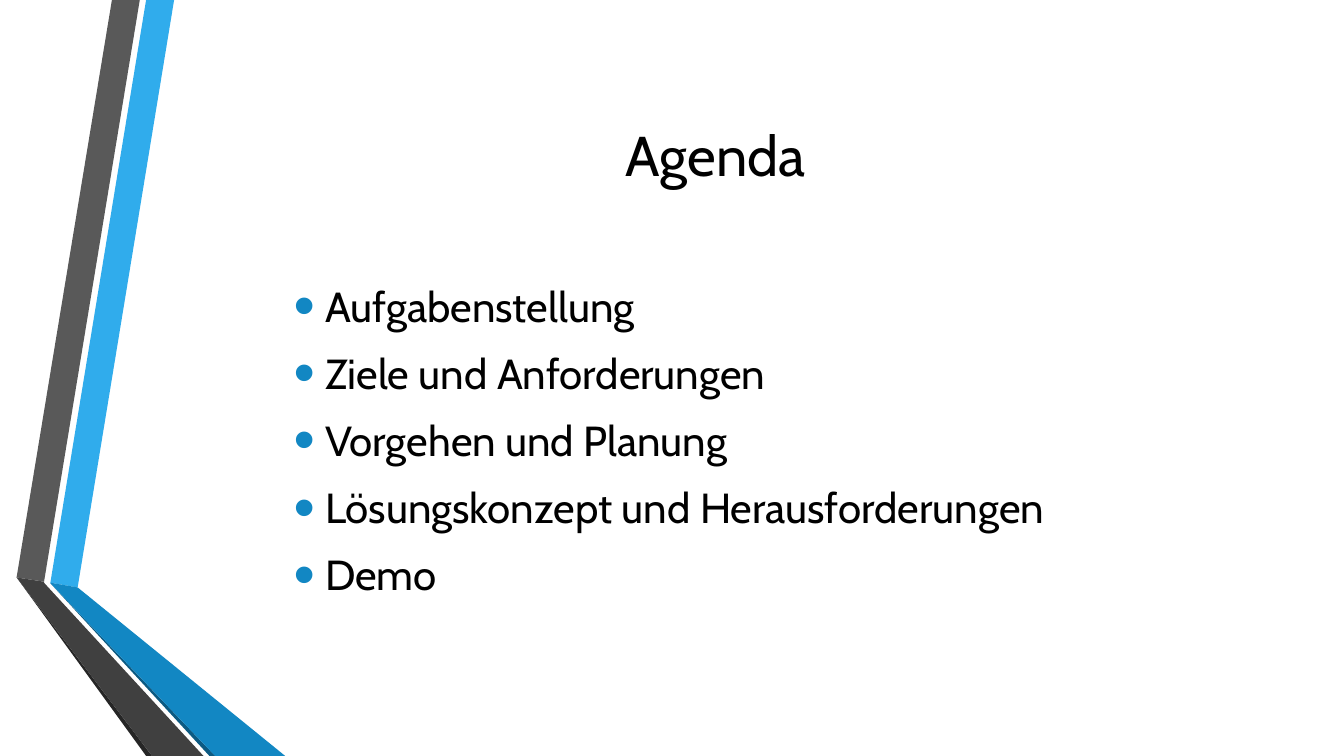
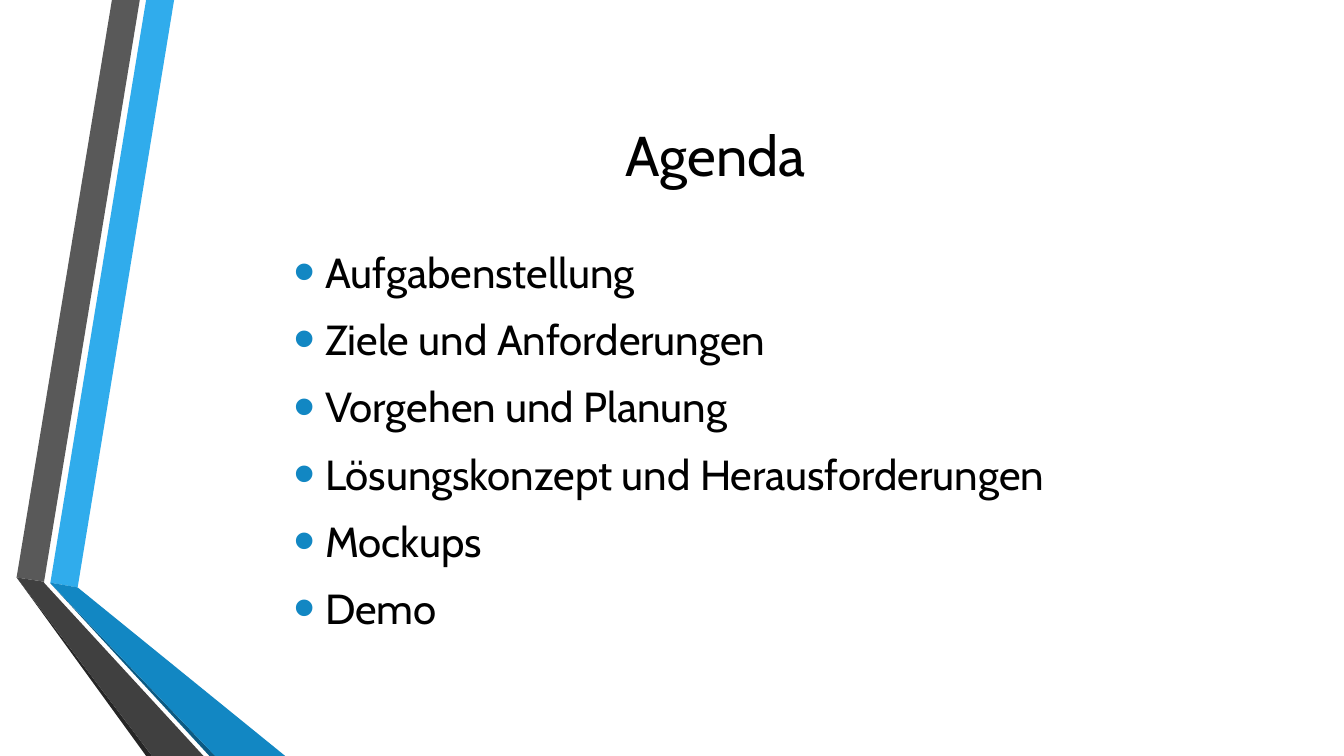
Before and after one commit to VirtSyntaxError/BTI7301-2018-WRAD, a slide deck: slide 2 of doc/WRAD.pptx. Drawn at 1344x756 pixels with LibreOffice and Linux fonts; fonts in the diff are those of the drawing; background and template pictures are left out. Boxes give left, top, right and bottom in pixels: in the first picture for what was removed or moved away, otherwise in the second. Text is boxed around its words. In the diff, an @@ line names an element or a change of style, - is before the commit and + after.

```diff
--- a/doc/WRAD.pptx
+++ b/doc/WRAD.pptx
@@ text at box(325, 525, 482, 567): paragraph added @@
+• Mockups
```
Also in this commit, not shown: 1 slide added.
